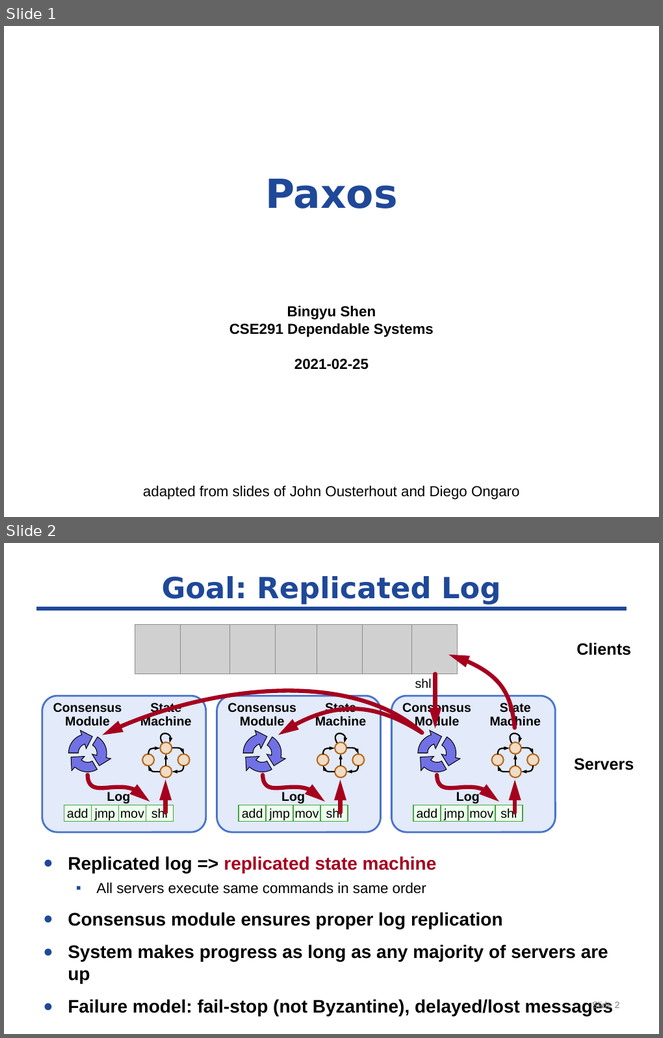
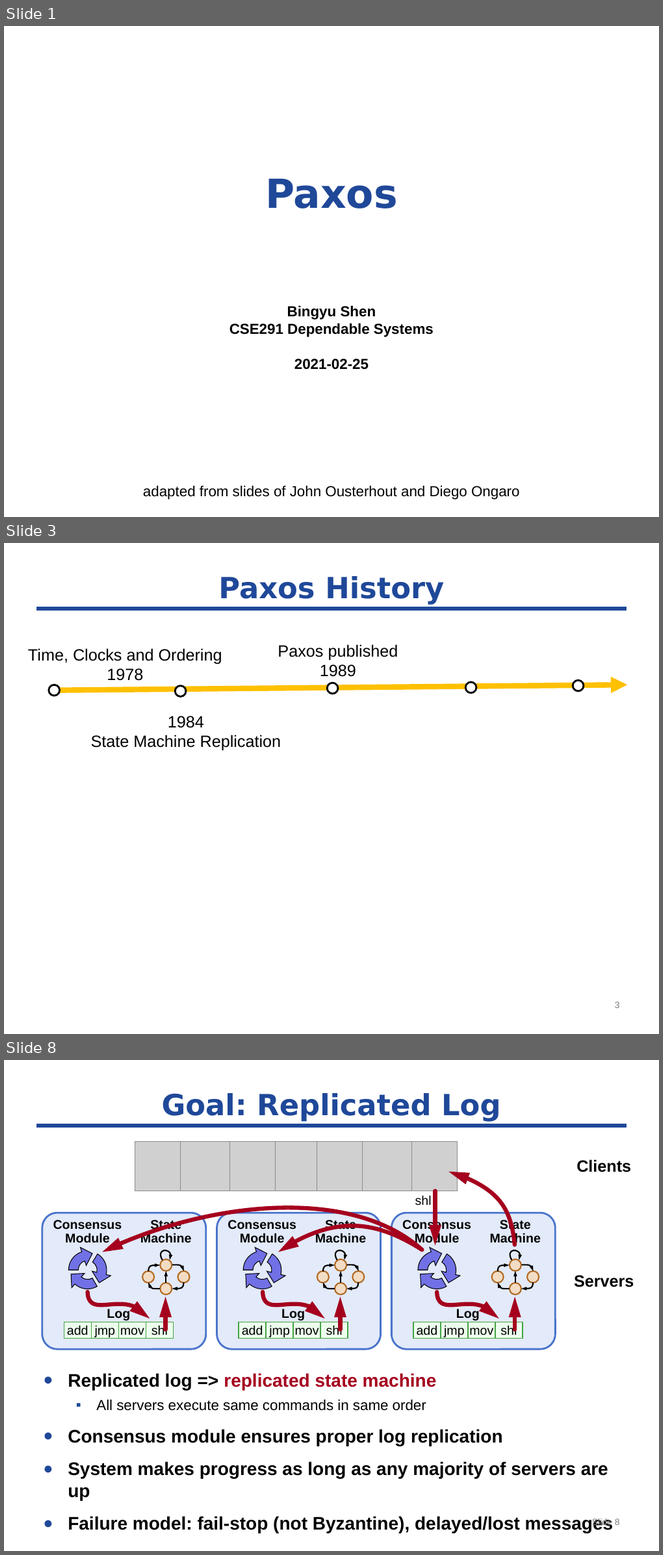
Before and after one commit to byshen/cse291_dependable_system, a slide deck: paxos/paxos-291.pptx. Shown one above the other, each under a label of ours: slides 1 and 2 before the commit, slides 1, 3 and 8 after it; the slides between them are not shown. The pictures are 663x1038 and 663x1555 pixels, drawn with LibreOffice and Linux fonts; fonts in the diff are those of the drawing; grey boxes stand for pictures. Boxes give left, top, right and bottom in pixels: in the first picture for what was removed or moved away, otherwise in the second. Text is boxed around its words. In the diff, an @@ line names an element or a change of style, - is before the commit and + after.

```diff
--- a/paxos/paxos-291.pptx
+++ b/paxos/paxos-291.pptx
@@ slide 3 added at bbox=[4, 543, 659, 1034], background #FFFFFF; not listed: 1 template element that a slide beside it also shows @@
@@ title added at bbox=[218, 576, 444, 605], 32 pt, text #1F4899, bold @@
+Paxos History
@@ text added at bbox=[28, 648, 222, 681], 18 pt, text #000000 @@
+Time, Clocks and Ordering
+1978
@@ text added at bbox=[278, 644, 399, 677], 18 pt, text #000000 @@
+Paxos published
+1989
@@ ellipse added at bbox=[49, 685, 60, 696], fill #FFFFFF, outline #000000 2 pt @@
@@ arrow added from (60, 691) to (628, 685), #FFC000 6 pt @@
@@ ellipse added at bbox=[175, 686, 186, 697], fill #FFFFFF, outline #000000 2 pt @@
@@ ellipse added at bbox=[327, 683, 338, 694], fill #FFFFFF, outline #000000 2 pt @@
@@ ellipse added at bbox=[466, 682, 477, 693], fill #FFFFFF, outline #000000 2 pt @@
@@ ellipse added at bbox=[573, 681, 584, 692], fill #FFFFFF, outline #000000 2 pt @@
@@ text added at bbox=[91, 716, 282, 751], 18 pt, text #000000 @@
+1984
+State Machine Replication
@@ page number added at bbox=[615, 1002, 620, 1008], 10 pt, text #7F7F7F @@
+3
@@ what was slide 2 is now slide 8 @@
@@ page number at bbox=[592, 1518, 620, 1528]: text changed @@
-Slide 2
+Slide 8
```
Also in this commit, not shown: 3 slides changed, 6 other slides added, 3 other files.
